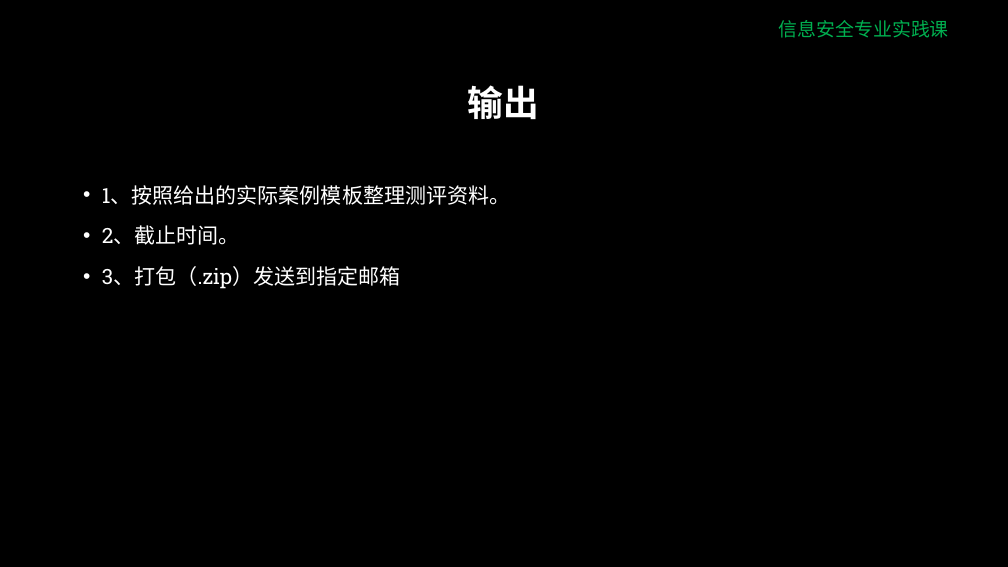
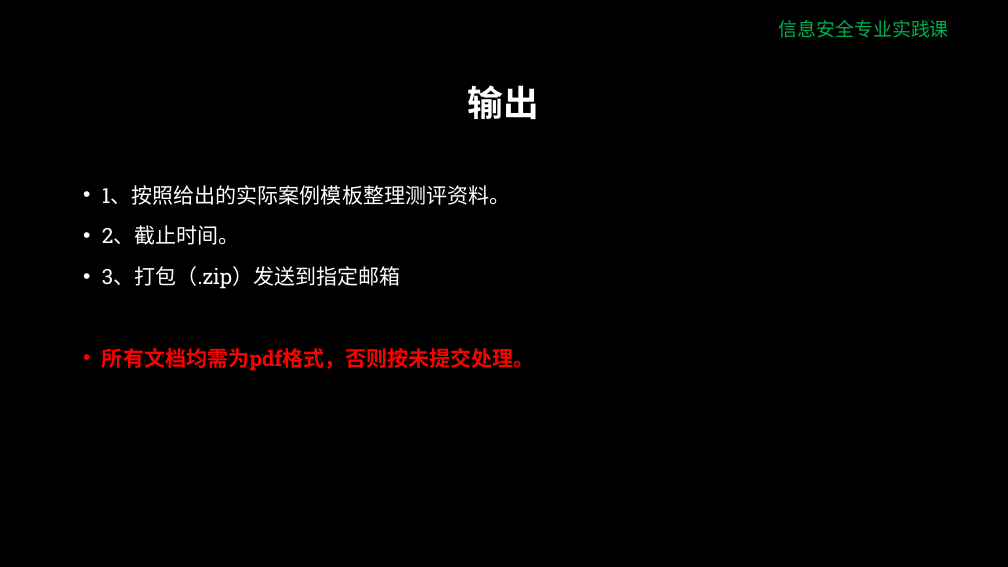
Before and after one commit to yes-uisu/lxf, a slide deck: slide 21 of download/安全评估的核心思想和发展脉络.pptx. Drawn at 1008x567 pixels with LibreOffice and Linux fonts; fonts in the diff are those of the drawing; background and template pictures are left out. Boxes give left, top, right and bottom in pixels: in the first picture for what was removed or moved away, otherwise in the second. Text is boxed around its words. In the diff, an @@ line names an element or a change of style, - is before the commit and + after.

```diff
--- a/download/安全评估的核心思想和发展脉络.pptx
+++ b/download/安全评估的核心思想和发展脉络.pptx
@@ text at box(102, 348, 535, 371): paragraph added @@
+• 所有文档均需为pdf格式，否则按未提交处理。
```
Also in this commit, not shown: 1 other slide changed, 6 other files.
